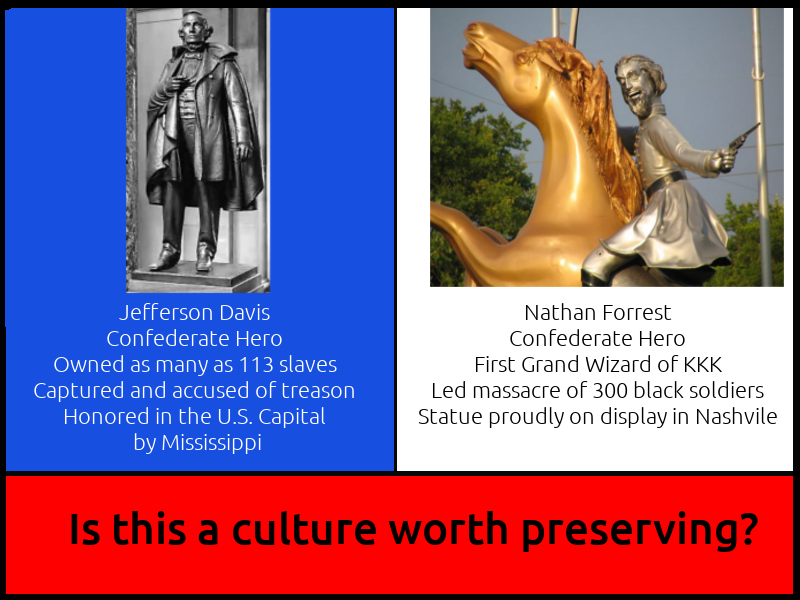
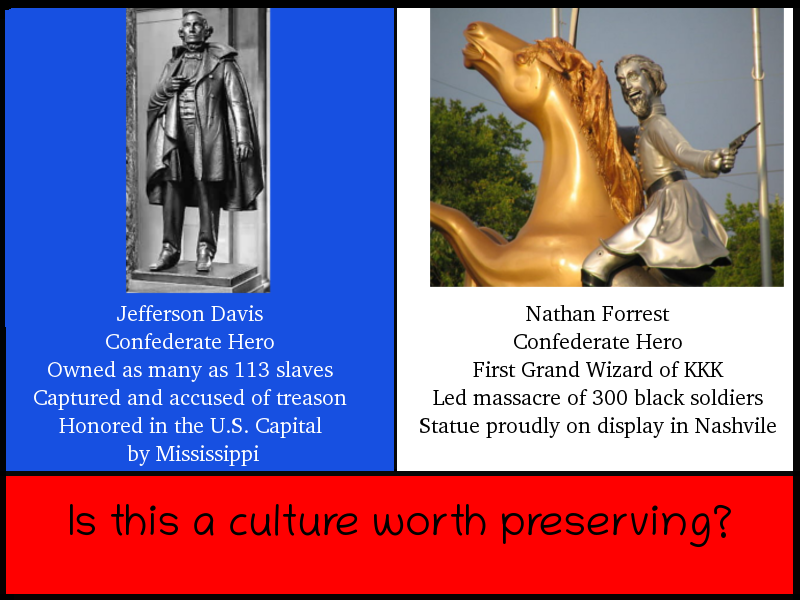
Two versions of the same layered image (800px x 600px). Layer-by-layer changes:
painted on "Is this a culture worth preser..." over (x1=70, y1=504, x2=758, y2=552)
painted on "Jefferson Davis ..." over (x1=34, y1=303, x2=354, y2=466)
painted on "Nathan Forrest ..." over (x1=418, y1=303, x2=777, y2=438)
